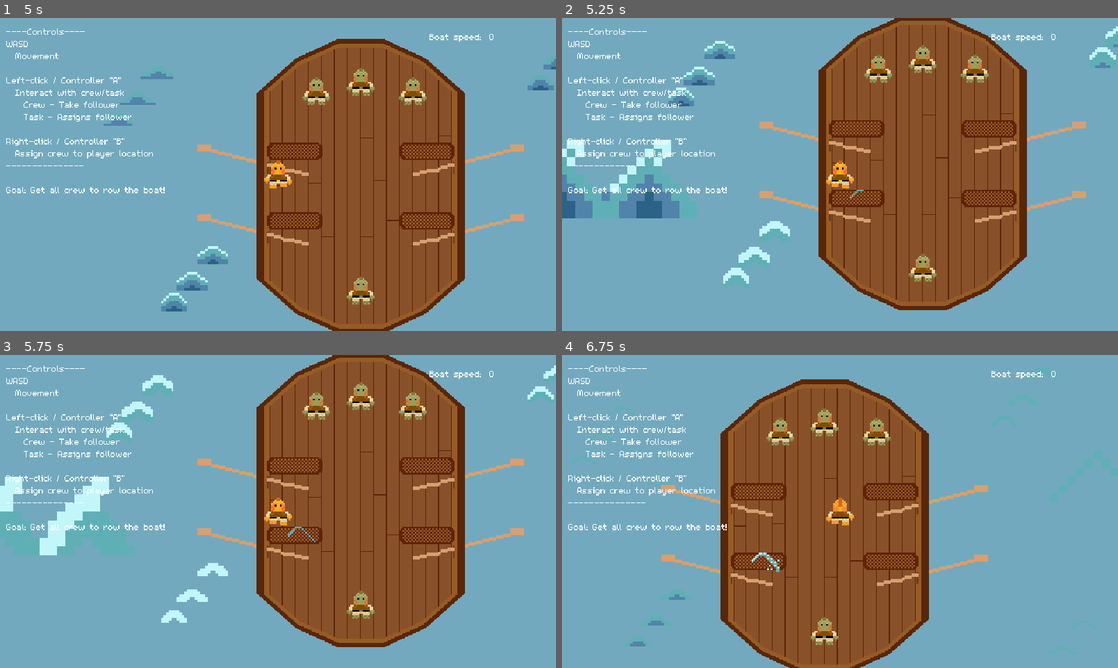
Above: before the commit, frames 1-4 (two rows, left to right).
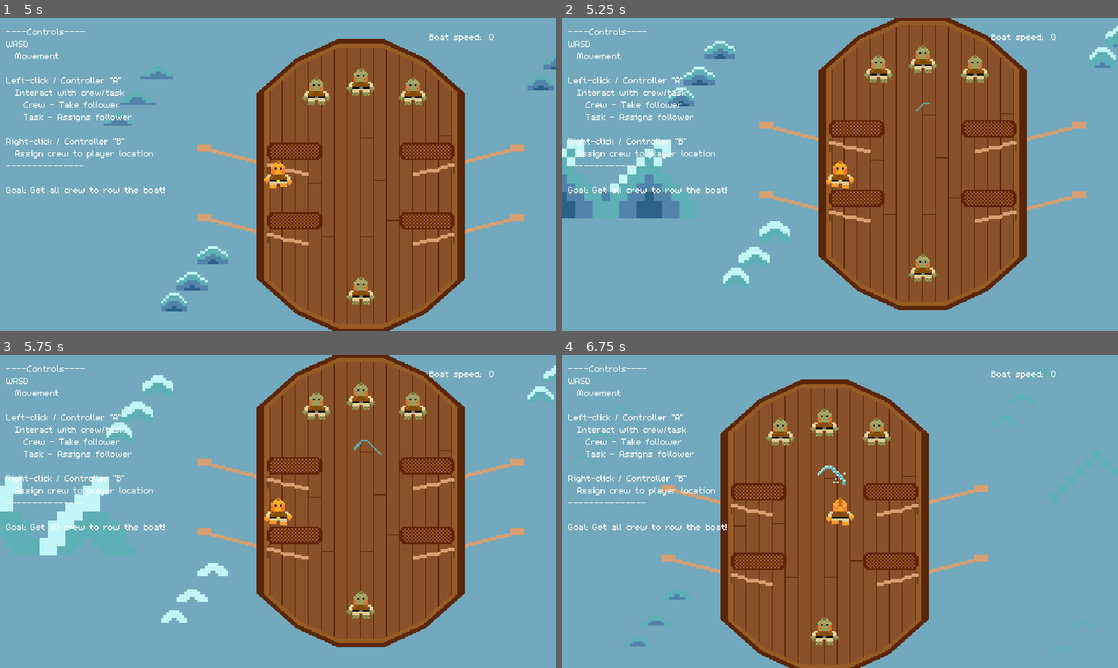
Above: after the commit, the same moments.

Repository: Splashy-Inc/splish-splashisson
Game: Godot game, scene res://Scenes/playground.tscn
Two runs of this game, one before a commit and one after it. Both use one fixed random seed, a clock stepped at 60 frames per second and the inputs below.
Inputs:
- Up to frame 1 (5 s): hold D (right) 0.53-1.28 s; hold I (interact) 0.53-1.28 s; hold S (down) 1.28-2.03 s; tap O (location) at 1.35, 2.85, 4.35 s; hold D (right) 2.03-2.78 s; hold I (interact) 2.03-2.78 s; hold W (up) 2.78-3.53 s; hold I (interact) 3.53-4.28 s; hold A (left) from 3.53 s (still down)
- Up to frame 2 (5.25 s): release A (left) at 5.03 s; hold S (down) from 5.03 s (still down); hold I (interact) from 5.03 s (still down)
- Up to frame 3 (5.75 s): keep holding S (down); keep holding I (interact)
- Up to frame 4 (6.75 s): release S (down) at 5.78 s; release I (interact) at 5.78 s; hold D (right) 5.78-6.53 s; tap O (location) at 5.85 s; hold W (up) from 6.53 s (still down); hold I (interact) from 6.53 s (still down)

Frame 1 is identical in both runs. In frame 2, less than 0.1% of the frame differs, in the area x 51-67%, y 27-58%; in frame 3, less than 0.1%; in frame 4, 0.2%, in the area x 34-51%, y 35-70%.

Commit message:
Spawn leaks without overlapping rowing tasks

Diff:
--- a/Scenes/crew_member.gd
+++ b/Scenes/crew_member.gd
@@ -69,10 +69,11 @@
 		following = false
 		$AnimationPlayer.play("acknowledge")
 
-	if current_assignment is Marker2D:
-		current_assignment.queue_free()
-	elif current_assignment is Task:
-		current_assignment.set_worker(null)
+	if current_assignment:
+		if current_assignment is Marker2D:
+			current_assignment.queue_free()
+		elif current_assignment is Task:
+			current_assignment.set_worker(null)
 
 	current_assignment = new_assignment
 
@@ -121,10 +122,13 @@
 		current_assignment.decrease_stage()
 
 func _on_assignment_died():
-	if current_assignment is Puddle:
-		stop_bailing()
-	elif current_assignment is Leak:
-		stop_patching()
+	if current_assignment != null:
+		if current_assignment is Puddle:
+			stop_bailing()
+		elif current_assignment is Leak:
+			stop_patching()
+	else:
+		set_assignment(null)
 
 func start_patching():
 	if current_assignment is Leak:
--- a/Scenes/deck.gd
+++ b/Scenes/deck.gd
@@ -46,10 +46,13 @@
 
 func spawn_leak():
 	var new_leak = Globals.generate_task(Globals.Task_type.LEAK)
-	new_leak.global_position = Vector2(randi_range(spawn_boundary.position.x, spawn_boundary.position.x + spawn_boundary.size.x), randi_range(spawn_boundary.position.y, spawn_boundary.position.y + spawn_boundary.size.y))
-	if new_leak.global_position.x > (spawn_boundary.position.x + spawn_boundary.size.x/2):
-		new_leak.scale.x *= -1
 	Globals.boat.add_obstacle(new_leak)
+	var spawned_leak = new_leak.spawn(Vector2(randi_range(spawn_boundary.position.x + global_position.x, spawn_boundary.position.x + spawn_boundary.size.x + global_position.x), randi_range(spawn_boundary.position.y + global_position.y, spawn_boundary.position.y + spawn_boundary.size.y + global_position.y)))
+	if spawned_leak == new_leak:
+		if new_leak.global_position.x > (spawn_boundary.position.x + global_position.x + spawn_boundary.size.x/2):
+			new_leak.scale.x *= -1
+	else:
+		spawn_leak()
 
 func spawn_puddle(spawn_point: Vector2) -> Puddle:
 	var new_puddle = Globals.generate_task(Globals.Task_type.PUDDLE)
--- a/Scenes/leak.gd
+++ b/Scenes/leak.gd
@@ -1,4 +1,4 @@
-extends Task
+extends Obstacle
 
 class_name Leak
 
--- a/Scenes/leak.tscn
+++ b/Scenes/leak.tscn
@@ -296,7 +296,7 @@
 libraries = {
 "": SubResource("AnimationLibrary_y5cdd")
 }
-autoplay = "active"
+autoplay = "RESET"
 
 [node name="AnimationTree" type="AnimationTree" parent="."]
 tree_root = SubResource("AnimationNodeStateMachine_thc46")
@@ -310,4 +310,9 @@
 [node name="PuddleSpawnPoint" type="Marker2D" parent="."]
 position = Vector2(32, 11)
 
+[node name="SelfSpace" type="Area2D" parent="."]
+
+[node name="CollisionPolygon2D" type="CollisionPolygon2D" parent="SelfSpace"]
+polygon = PackedVector2Array(0, -11, 32, -11, 32, 11, 0, 11)
+
 [connection signal="timeout" from="PuddleTimer" to="." method="_on_puddle_timer_timeout"]
--- a/Scenes/puddle.gd
+++ b/Scenes/puddle.gd
@@ -1,4 +1,4 @@
-extends Task
+extends Obstacle
 
 class_name Puddle
 
@@ -113,37 +113,20 @@
 				else:
 					neighbor["puddle"] = Globals.boat.spawn_puddle(neighbor["spawn_point"])
 
-func spawn(spawn_point: Vector2) -> Puddle:
-	global_position = spawn_point
-	var spawn_point_occupant = _check_spawn_space_occupied(self)
-	if spawn_point_occupant:
-		print_debug("Not spawning ", self, " at ", spawn_point, ". Already occupied by ", spawn_point_occupant)
-		queue_free()
-	else:
+func spawn(spawn_point: Vector2):
+	var spawn_occupant = _spawn("puddle", spawn_point)
+	if spawn_occupant == self:
 		_update_neighbor_spawn_points()
-		spawn_point_occupant = self
 
 	_update_neighbor_puddles()
 
-	return spawn_point_occupant
+	return spawn_occupant
 
 func _update_neighbor_spawn_points():
 	neighbor_puddles["top"]["spawn_point"] = $NeighborSpawnPoints/Top.global_position
 	neighbor_puddles["bottom"]["spawn_point"] = $NeighborSpawnPoints/Bottom.global_position
 	neighbor_puddles["right"]["spawn_point"] = $NeighborSpawnPoints/Right.global_position
 	neighbor_puddles["left"]["spawn_point"] = $NeighborSpawnPoints/Left.global_position
-
-func _check_spawn_space_occupied(spawning_puddle: Puddle) -> Puddle:
-	var puddles = get_tree().get_nodes_in_group("puddle")
-	puddles.erase(self)
-
-	# Check if attempted self space already overlaps with a puddle
-	for puddle in puddles:
-		if not Geometry2D.intersect_polygons(puddle.get_self_polygon(), get_self_polygon()).is_empty():
-			return puddle
-			break
-
-	return null
 
 func _update_neighbor_puddles():
 	for neighbor in neighbor_puddles.values():
@@ -162,11 +145,3 @@
 			neighbor_puddles["right"]["puddle"] = puddle
 		if not Geometry2D.intersect_polygons(puddle_polygon, _shift_polygon($NeighborSpawnPoints/Left/Polygon2D.polygon, $NeighborSpawnPoints/Left/Polygon2D.global_position)).is_empty():
 			neighbor_puddles["left"]["puddle"] = puddle
-
-func get_self_polygon():
-	return _shift_polygon($SelfSpace/CollisionPolygon2D.polygon, global_position)
-
-func _shift_polygon(polygon: PackedVector2Array, point: Vector2):
-	for i in polygon.size():
-		polygon.set(i, polygon[i] + point)
-	return polygon
--- a/Scenes/rowing_task.tscn
+++ b/Scenes/rowing_task.tscn
@@ -174,7 +174,7 @@
 "idle": SubResource("Animation_ymwvb")
 }
 
-[node name="RowingTask" type="StaticBody2D"]
+[node name="RowingTask" type="StaticBody2D" groups=["rowing_task"]]
 scale = Vector2(1, -1)
 collision_layer = 12
 collision_mask = 0
@@ -207,3 +207,8 @@
 "": SubResource("AnimationLibrary_ucpqp")
 }
 autoplay = "RESET"
+
+[node name="SelfSpace" type="Area2D" parent="."]
+
+[node name="CollisionPolygon2D" type="CollisionPolygon2D" parent="SelfSpace"]
+polygon = PackedVector2Array(33, 10, -31, 10, -31, -10, 33, -10)
--- /dev/null
+++ b/Scripts/obstacle.gd
@@ -0,0 +1,29 @@
+extends Task
+
+class_name Obstacle
+
+func spawn(spawn_point: Vector2):
+	return _spawn("rowing_task", spawn_point)
+
+func _spawn(group: String, spawn_point: Vector2):
+	global_position = spawn_point
+	var spawn_point_occupant = _check_spawn_space_occupied(group)
+	if spawn_point_occupant:
+		print_debug("Not spawning ", self, " at ", spawn_point, ". Already occupied by ", spawn_point_occupant)
+		queue_free()
+	else:
+		spawn_point_occupant = self
+
+	return spawn_point_occupant
+
+func _check_spawn_space_occupied(group: String):
+	var group_nodes = get_tree().get_nodes_in_group(group)
+	group_nodes.erase(self)
+
+	# Check if attempted self space already overlaps with a puddle
+	for node in group_nodes:
+		if node.has_method("get_self_polygon") and not Geometry2D.intersect_polygons(node.get_self_polygon(), get_self_polygon()).is_empty():
+			return node
+			break
+
+	return null
--- a/Scripts/task.gd
+++ b/Scripts/task.gd
@@ -56,3 +56,11 @@
 		play_animation("active")
 	else:
 		play_animation("idle")
+
+func get_self_polygon():
+	return _shift_polygon($SelfSpace/CollisionPolygon2D.polygon, global_position)
+
+func _shift_polygon(polygon: PackedVector2Array, point: Vector2):
+	for i in polygon.size():
+		polygon.set(i, polygon[i] + point)
+	return polygon
--- a/project.godot
+++ b/project.godot
@@ -34,6 +34,7 @@
 rowing_animation=""
 puddle=""
 leak=""
+rowing_task=""
 
 [gui]
 
